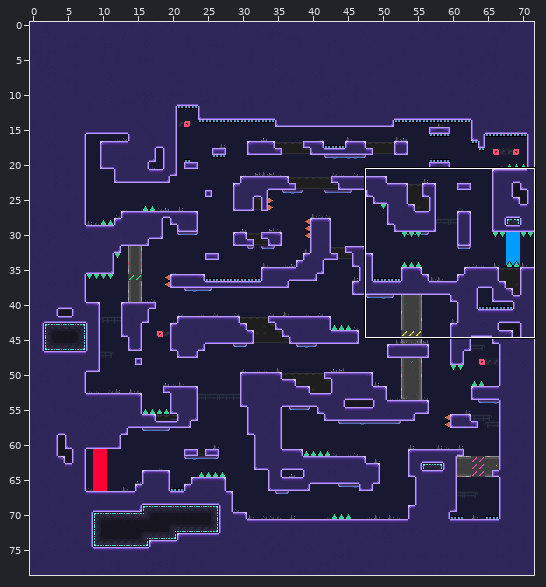
One commit to this LDtk project: Assets/level.ldtk. Above, an overview of the earlier version with the close-up marked.
Close-up. Before the commit:
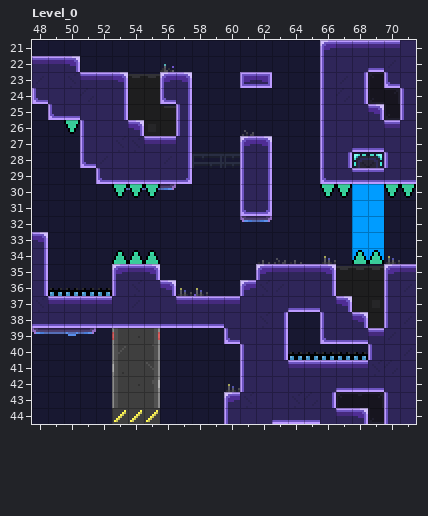
Cells are 8x8 px. Shown: Level_0 x 48..71, y 21..44. The commit also changed other parts of the map, which this record leaves out.
The result:
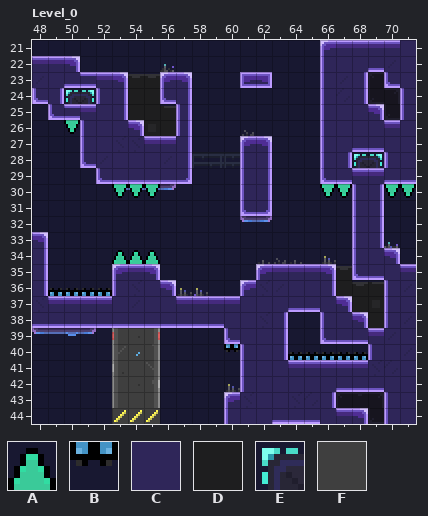
Key: from "Obstacles": A 1, B 6; from "Structure1": C 1 "_", D 3, E 4; from "Wall_vertical": F 1.
_ is an empty cell, . an unchanged one.
The exact change:
--- layer "Wall_vertical"
@@ x 54..54 @@
-40 F
+40 _
--- layer "Structure1"
@@ x 50..51 @@
-24 CC
+24 EE
@@ x 68..70 @@
-30 __.
-31 __.
-32 __.
-33 __.
-34 ___
-35 DD.
+30 CC.
+31 CC.
+32 CC.
+33 CC.
+34 CCC
+35 CC.
--- layer "Obstacles"
@@ x 68..69 @@
-34 AA
+34 __
@@ x 60..60 @@
-40 _
+40 B
